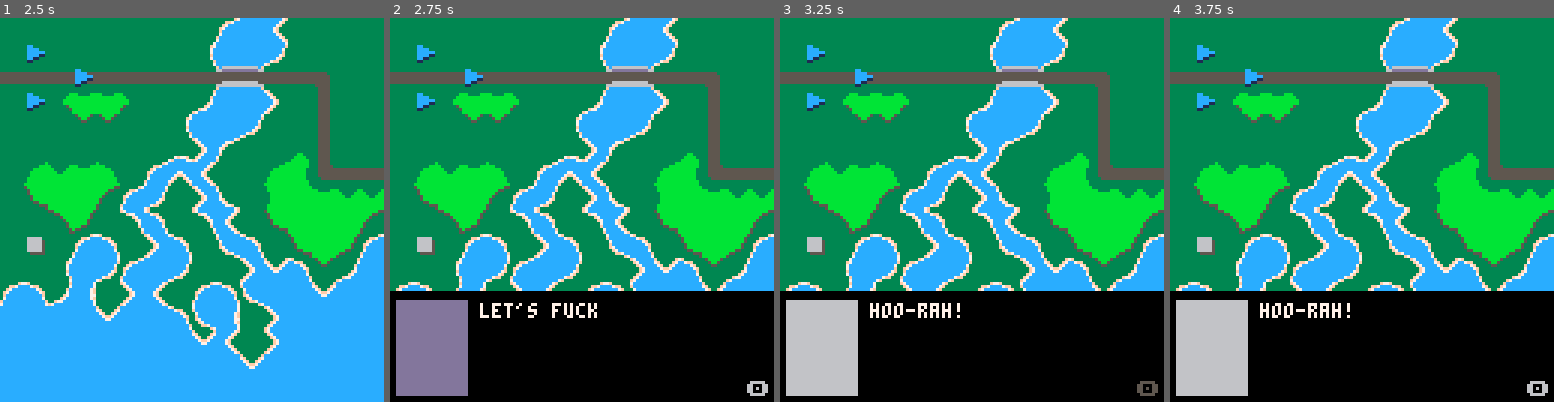
Above: before the commit, frames 1-4 (left to right).
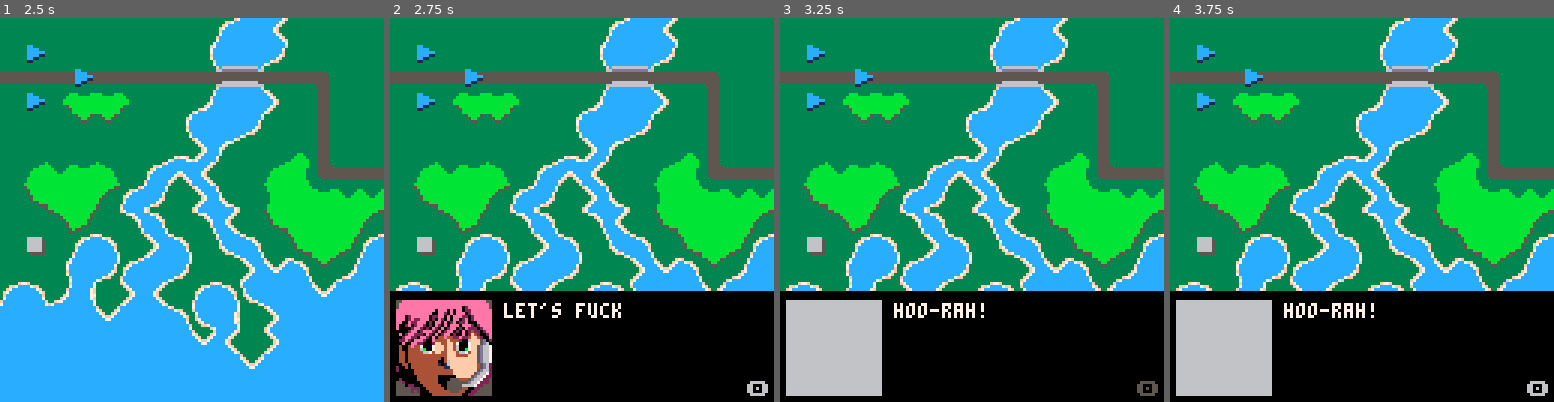
Above: after the commit, the same moments.

Repository: chrisallenlane/balance-of-power
Game: PICO-8 cartridge balance-of-power.p8
Two runs of this game, one before a commit and one after it. Both use one fixed random seed, a clock stepped at 60 frames per second and the inputs below.
Inputs:
- Up to frame 1 (2.5 s): tap X (X key) at 0.33, 1.07, 1.85 s; tap O (Z key) at 0.7, 1.7, 2.1 s; hold Right 1.6-2.1 s; hold Up 2.15-2.42 s; hold Right from 2.47 s (still down)
- Up to frame 2 (2.75 s): keep holding Right; tap O (Z key) at 2.5 s
- Up to frame 3 (3.25 s): tap O (Z key) at 2.9 s; tap X (X key) at 2.97 s; release Right at 3.03 s; hold Left from 3.08 s (still down)
- Up to frame 4 (3.75 s): tap O (Z key) at 3.3, 3.7 s; release Left at 3.58 s; hold Down from 3.63 s (still down)

Frame 1 is identical in both runs. In frame 2, 6.6% of the frame differs, in the area x 1-61%, y 73-99%; in frame 3, 2.0%; in frame 4, 2.0%.

Commit message:
feat(art): create female character sprites

Diff:
--- a/balance-of-power.p8
+++ b/balance-of-power.p8
@@ -1,5 +1,5 @@
 pico-8 cartridge // http://www.pico-8.com
-version 29
+version 32
 __lua__
 
 -- show/hide on-screen debugging info
--- a/src/cell.lua
+++ b/src/cell.lua
@@ -28,7 +28,7 @@
         -- mountain
         {
             tiles = split(
-                "32,33,34,35,36,37,38,39,40,41,48,49,50,51,52,53,54,55,56,57"),
+                "18,19,20,21,32,33,34,35,36,37,38,39,48,49,50,51,52,53,54,55"),
             cost = 2,
             def = 2,
         },
--- a/src/talk.lua
+++ b/src/talk.lua
@@ -60,7 +60,7 @@
     rectfill(0 + x, 91 + y, 127 + x, 127 + y, 0)
 
     -- draw the portrait
-    sspr(page.who == "alice" and 80 or 104, 0, 24, 32, 2 + x, 94 + y)
+    sspr(page.who == "alice" and 64 or 96, 0, 32, 32, 2 + x, 94 + y)
 
     -- extract the substring
     if #self.said < #page.text then
@@ -68,7 +68,7 @@
     end
 
     -- print the dialog
-    print(self.said, 30 + x, 95 + y, 7)
+    print(self.said, 38 + x, 95 + y, 7)
 
     -- print the "next" button
     self.frame = self.frame + 1
Not shown, changed: 32 lines of the sprite sheet (__gfx__) section of balance-of-power.p8
